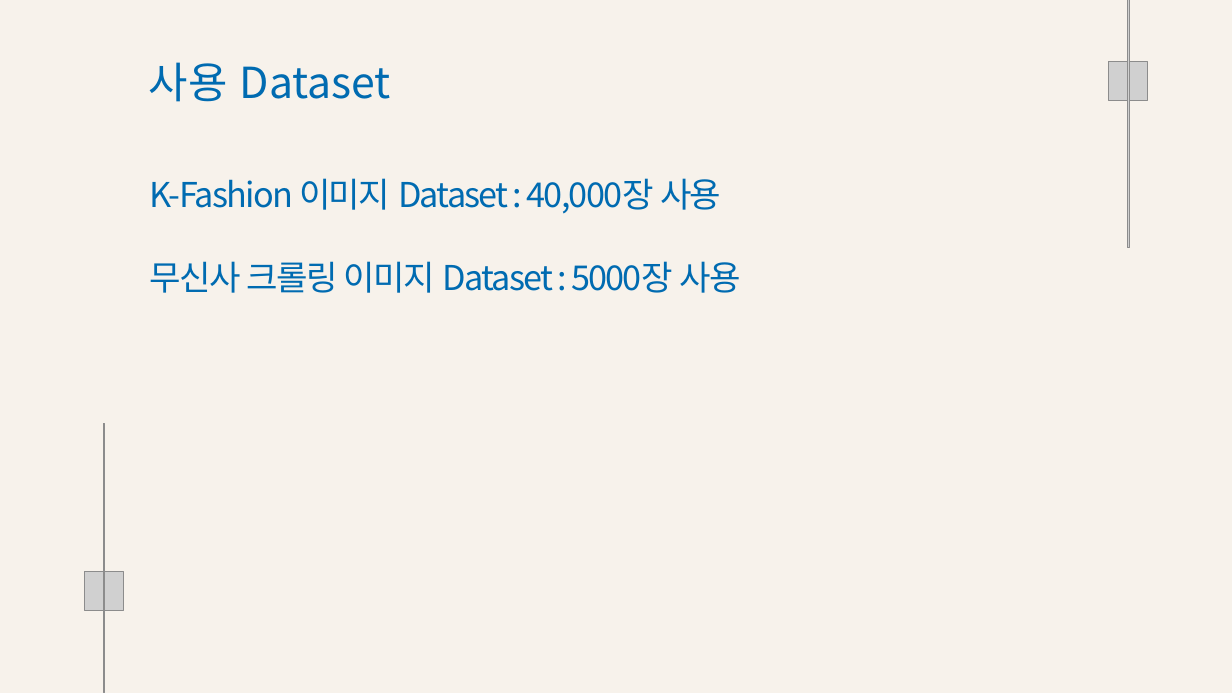
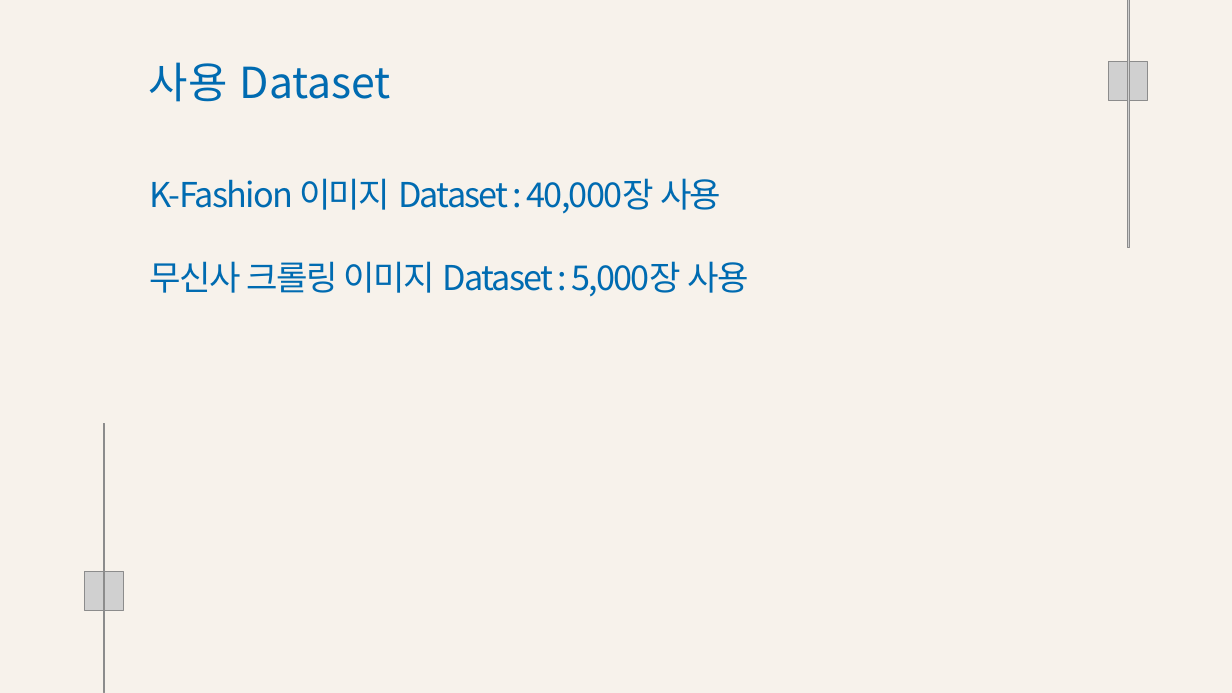
Before and after one commit to Playdata-G-DA35/DA35-final-team2-Item_Classification_RPA, a slide deck: slide 6 of documents/Clothes Detection 모델 결과 보고서.pptx. Drawn at 1232x693 pixels with LibreOffice and Linux fonts; fonts in the diff are those of the drawing; grey boxes stand for pictures; background and template pictures are left out. Boxes give left, top, right and bottom in pixels: in the first picture for what was removed or moved away, otherwise in the second. Text is boxed around its words. In the diff, an @@ line names an element or a change of style, - is before the commit and + after.

```diff
--- a/documents/Clothes Detection 모델 결과 보고서.pptx
+++ b/documents/Clothes Detection 모델 결과 보고서.pptx
@@ text at [150, 261, 748, 297]: text changed @@
-무신사 크롤링 이미지 Dataset : 5000장 사용
+무신사 크롤링 이미지 Dataset : 5,000장 사용
```
Also in this commit, not shown: 2 other slides changed, 1 slide removed, 3 other files.
